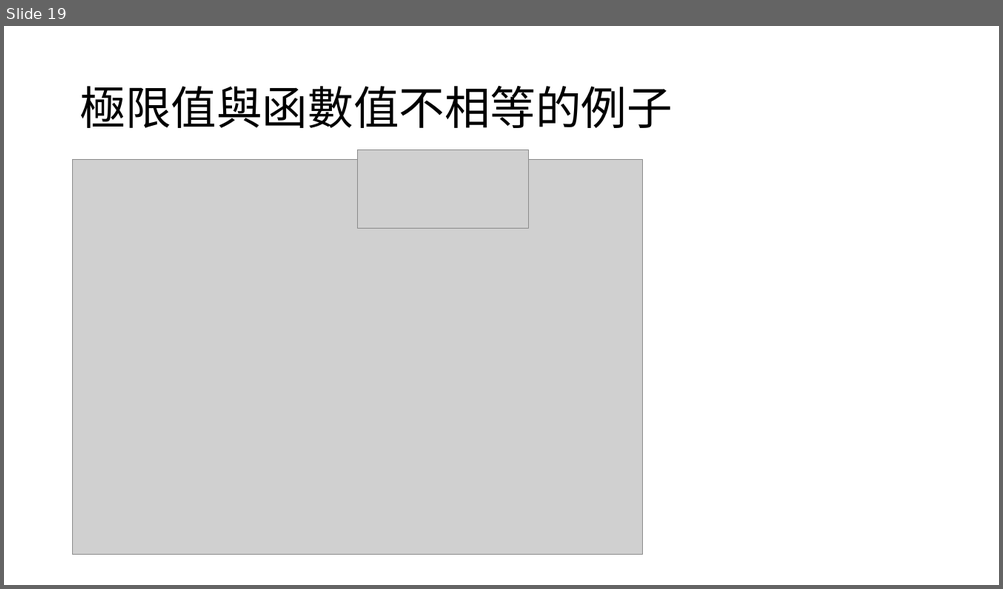
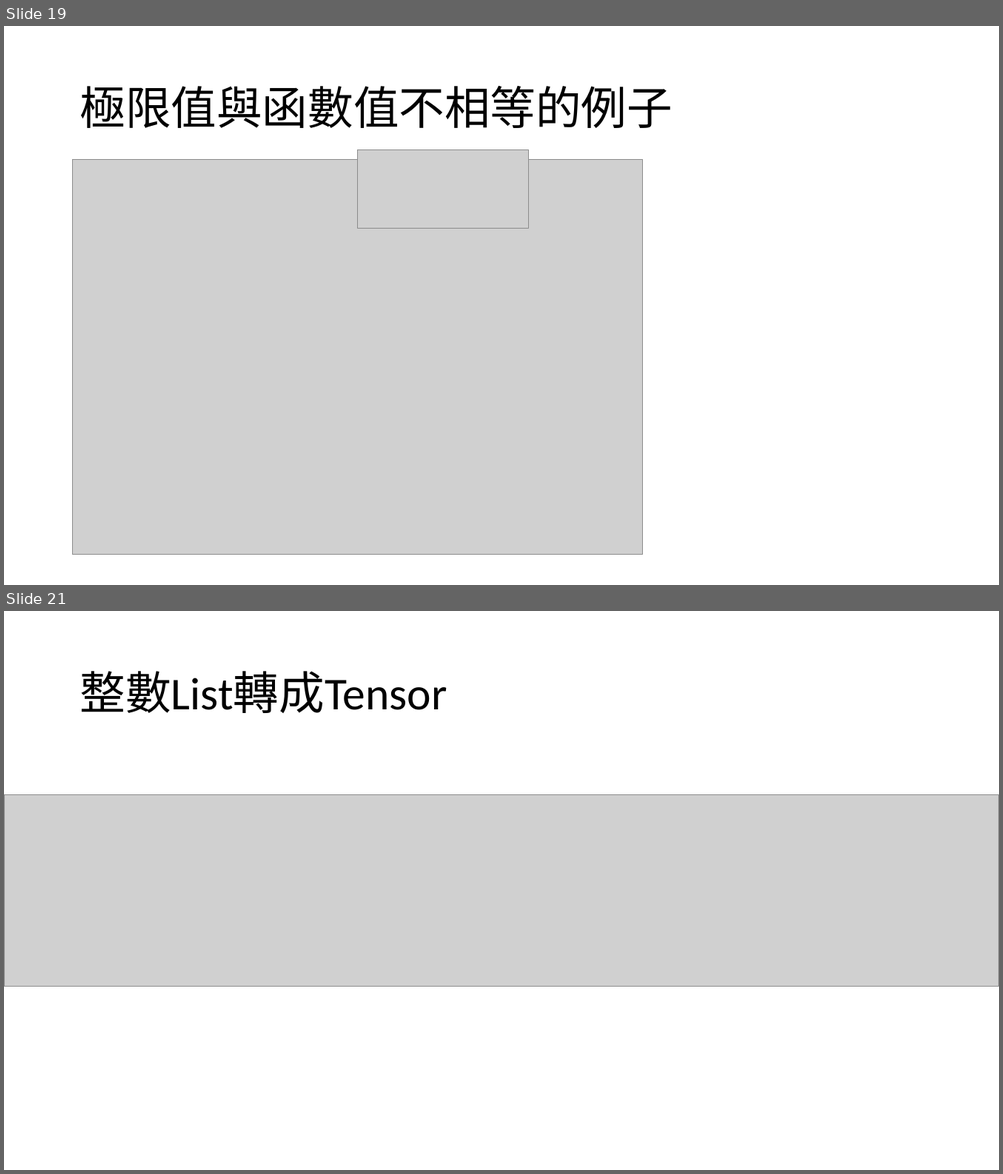
Before and after one commit to yychiang/110-2-VNU-Curriculum, a slide deck: 深度學習/深度學習數學基礎-1.pptx. Shown one above the other, each under a label of ours: slide 19 before the commit, slides 19 and 21 after it; the slides between them are not shown. The pictures are 1003x589 and 1003x1174 pixels, drawn with LibreOffice and Linux fonts; fonts in the diff are those of the drawing; grey boxes stand for pictures. Boxes give left, top, right and bottom in pixels: in the first picture for what was removed or moved away, otherwise in the second. Text is boxed around its words. In the diff, an @@ line names an element or a change of style, - is before the commit and + after.

```diff
--- a/深度學習/深度學習數學基礎-1.pptx
+++ b/深度學習/深度學習數學基礎-1.pptx
@@ slide 21 added at <box>4,611,999,1170</box>, background #FFFFFF @@
@@ title added at <box>79,671,447,713</box>, 44 pt, text #000000 @@
+整數List轉成Tensor
@@ picture added at <box>4,795,999,987</box> @@
```
Also in this commit, not shown: 28 other slides added.
